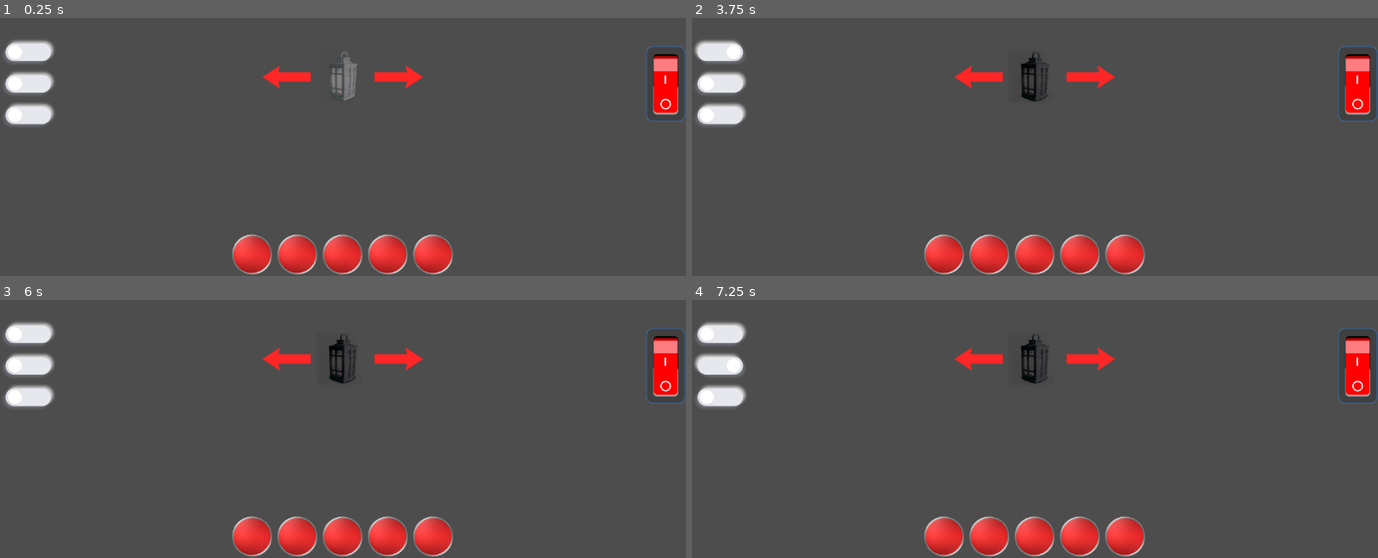
Above: before the commit, frames 1-4 (two rows, left to right).
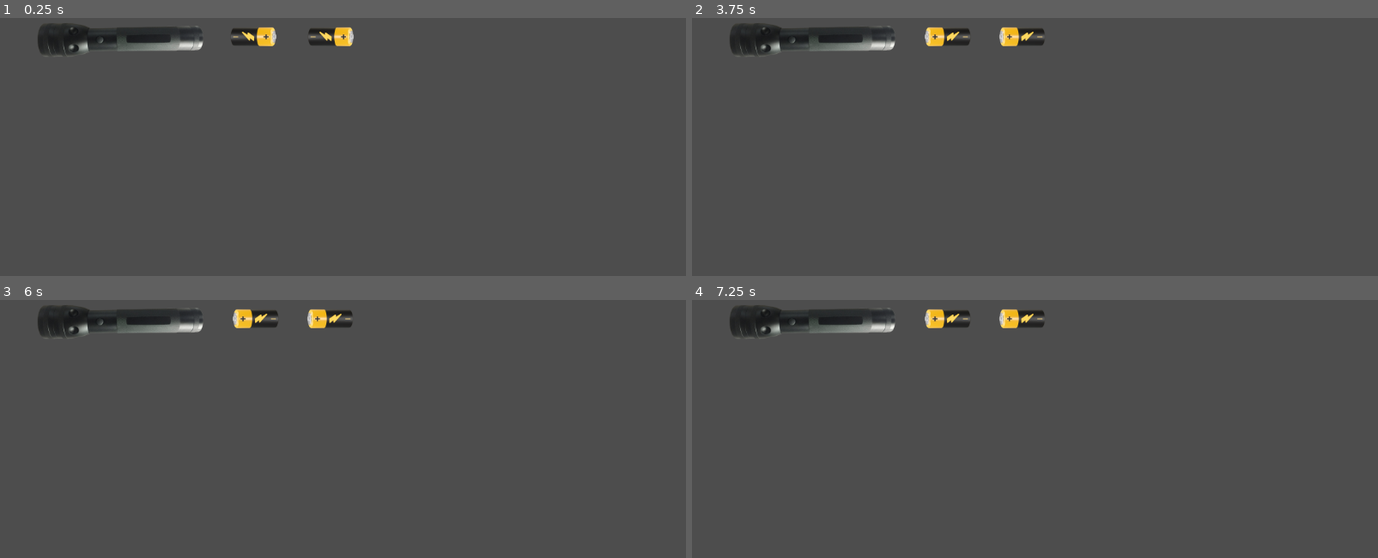
Above: after the commit, the same moments.

Repository: zeyogh/Texas_Game_Jam_2025
Game: Godot game, scene res://scenes/puzzles/Flashlight.tscn
Same seed, same stepped clock (60 frames per second), same inputs: the game is played once before the commit and once after it. Before the commit the project starts from res://scenes/puzzles/FresnelLens.tscn.
Inputs (mouse positions are in pixels of both pictures, inside the frame that each line leads up to):
- Up to frame 1 (0.25 s): no input
- Up to frame 2 (3.75 s): click (945, 36) at 0.52 s; click (1021, 36) at 1.27 s; click (1357, 82) at 2.02 s; click (1357, 82) at 2.77 s; click (1089, 77) at 3.52 s
- Up to frame 3 (6 s): click (397, 359) at 4.27 s; click (288, 359) at 5.02 s; click (27, 333) at 5.77 s
- Up to frame 4 (7.25 s): click (719, 364) at 6.52 s

The runs differ from the first frame. In frame 1, 9.9% of the frame differs, in the area x 0-100%, y 1-100%; in frame 2, 9.9%; in frame 3, 9.9%; in frame 4, 9.9%.

Commit message:
Flashlight Puzzle

Diff:
--- a/out_of_light/project.godot
+++ b/out_of_light/project.godot
@@ -11,6 +11,14 @@
 [application]
 
 config/name="Out_Of_Light"
-run/main_scene="uid://c72xudycrtjd3"
+run/main_scene="uid://swhiyoxhf6aw"
 config/features=PackedStringArray("4.5", "Forward Plus")
 config/icon="res://icon.svg"
+
+[input]
+
+interact={
+"deadzone": 0.2,
+"events": [Object(InputEventMouseButton,"resource_local_to_scene":false,"resource_name":"","device":-1,"window_id":0,"alt_pressed":false,"shift_pressed":false,"ctrl_pressed":false,"meta_pressed":false,"button_mask":0,"position":Vector2(0, 0),"global_position":Vector2(0, 0),"factor":1.0,"button_index":1,"canceled":false,"pressed":false,"double_click":false,"script":null)
+]
+}
--- /dev/null
+++ b/out_of_light/scenes/puzzles/Flashlight.gd
@@ -0,0 +1,61 @@
+class_name Flashlight
+extends Control
+
+@onready var battery1 : TextureButton = $Battery1
+@onready var battery2 : TextureButton = $Battery2
+@onready var flashlight : TextureRect = $Flashlight
+
+var grabbingBattery1 : bool = false
+var grabbingBattery2 : bool = false
+var isBlurry : bool = false
+
+#call from game manager when inventory does not contain reading glasses
+func LoadBlurred() -> void:
+	battery1.texture = "res://resources/dummy/dummyBatteryBlurred.png"
+	battery2.texture = "res://resources/dummy/dummyBatteryBlurred.png"
+	isBlurry = true
+
+#call from game manager when inventory contains reading glasses
+func LoadClear() -> void:
+	battery1.texture = "res://resources/dummy/dummyBattery.png"
+	battery2.texture = "res://resources/dummy/dummyBattery.png"
+	isBlurry = false
+
+func FlipBattery1() -> void:
+	if abs(battery1.position.x - 475) < 15: battery1.flip_v = !battery1.flip_v
+func FlipBattery2() -> void:
+	if abs(battery2.position.x - 600) < 15: battery2.flip_v = !battery2.flip_v
+
+func GrabBattery1() -> void:
+	if !isBlurry: grabbingBattery1 = true
+func GrabBattery2() -> void:
+	if !isBlurry and !battery1.visible: grabbingBattery2 = true
+
+func _process(_delta: float) -> void:
+	if Input.is_action_pressed("interact"):
+		if grabbingBattery1:
+			battery1.global_position.x = get_global_mouse_position().x + battery1.texture_normal.get_width()/2
+		elif grabbingBattery2:
+			battery2.global_position.x = get_global_mouse_position().x + battery2.texture_normal.get_width()/2
+
+	if Input.is_action_just_released("interact"):
+		if grabbingBattery1 and get_global_mouse_position().x < flashlight.position.x + flashlight.texture.get_width():
+			battery1.visible = false
+		else:
+			battery1.position.x = 475
+		if grabbingBattery2 and get_global_mouse_position().x < flashlight.position.x + flashlight.texture.get_width():
+			battery2.visible = false
+		else:
+			battery2.position.x = 600
+		grabbingBattery1 = false
+		grabbingBattery2 = false
+
+	#do final puzzle check
+	if !battery1.visible and !battery2.visible:
+		if battery1.flip_v == battery2.flip_v:
+			pass
+		else:
+			battery1.visible = true
+			battery2.visible = true
+			battery1.position.x = 475
+			battery2.position.x = 600
--- /dev/null
+++ b/out_of_light/scenes/puzzles/Flashlight.tscn
@@ -0,0 +1,42 @@
+[gd_scene load_steps=4 format=3 uid="uid://swhiyoxhf6aw"]
+
+[ext_resource type="Script" uid="uid://b76rrfn4iw8s8" path="res://scenes/puzzles/Flashlight.gd" id="1_tm6dd"]
+[ext_resource type="Texture2D" uid="uid://cpjr5ng2fqrl4" path="res://resources/dummy/dummyFlashlight.png" id="2_tfrb2"]
+[ext_resource type="Texture2D" uid="uid://dgq26ibwe158l" path="res://resources/dummy/dummyBattery.png" id="3_0fhvd"]
+
+[node name="Flashlight" type="Control"]
+layout_mode = 3
+anchors_preset = 0
+script = ExtResource("1_tm6dd")
+
+[node name="Flashlight" type="TextureRect" parent="."]
+layout_mode = 0
+offset_left = 22.0
+offset_top = 131.0
+offset_right = 348.0
+offset_bottom = 376.0
+texture = ExtResource("2_tfrb2")
+flip_h = true
+
+[node name="Battery1" type="TextureButton" parent="."]
+layout_mode = 0
+offset_left = 475.0
+offset_top = 198.0
+offset_right = 570.0
+offset_bottom = 293.0
+rotation = 1.5707964
+texture_normal = ExtResource("3_0fhvd")
+
+[node name="Battery2" type="TextureButton" parent="."]
+layout_mode = 0
+offset_left = 605.0
+offset_top = 198.0
+offset_right = 700.0
+offset_bottom = 293.0
+rotation = 1.5707964
+texture_normal = ExtResource("3_0fhvd")
+
+[connection signal="button_down" from="Battery1" to="." method="GrabBattery1"]
+[connection signal="pressed" from="Battery1" to="." method="FlipBattery1"]
+[connection signal="button_down" from="Battery2" to="." method="GrabBattery2"]
+[connection signal="pressed" from="Battery2" to="." method="FlipBattery2"]
--- a/out_of_light/scripts/title_screen.gd
+++ b/out_of_light/scripts/title_screen.gd
@@ -1,4 +1,4 @@
 extends Control
 
 func _on_button_pressed() -> void:
-	get_tree().change_scene_to_file("res://scenes/test_scene.tscn")
+	get_tree().change_scene_to_file("res://scenes/rooms/living_room.tscn")
Not shown, changed: out_of_light/pictures/bedroom_2.jpg.import
Not shown, changed: out_of_light/pictures/obversation_deck_1.jpg.import
Binary file added: out_of_light/resources/dummy/dummyBattery.png
Not shown, added: out_of_light/resources/dummy/dummyBattery.png.import
Binary file added: out_of_light/resources/dummy/dummyBatteryBlurred.png
Not shown, added: out_of_light/resources/dummy/dummyBatteryBlurred.png.import
Binary file added: out_of_light/resources/dummy/dummyFlashlight.png
Not shown, added: out_of_light/resources/dummy/dummyFlashlight.png.import
Not shown, added: out_of_light/scenes/puzzles/Flashlight.gd.uid
Not shown: 1 places in out_of_light/scenes/title_screen.tscn that only renumber resources
Not shown, added: out_of_light/resources/dummy/.dummyBattery.png-autosave.kra
